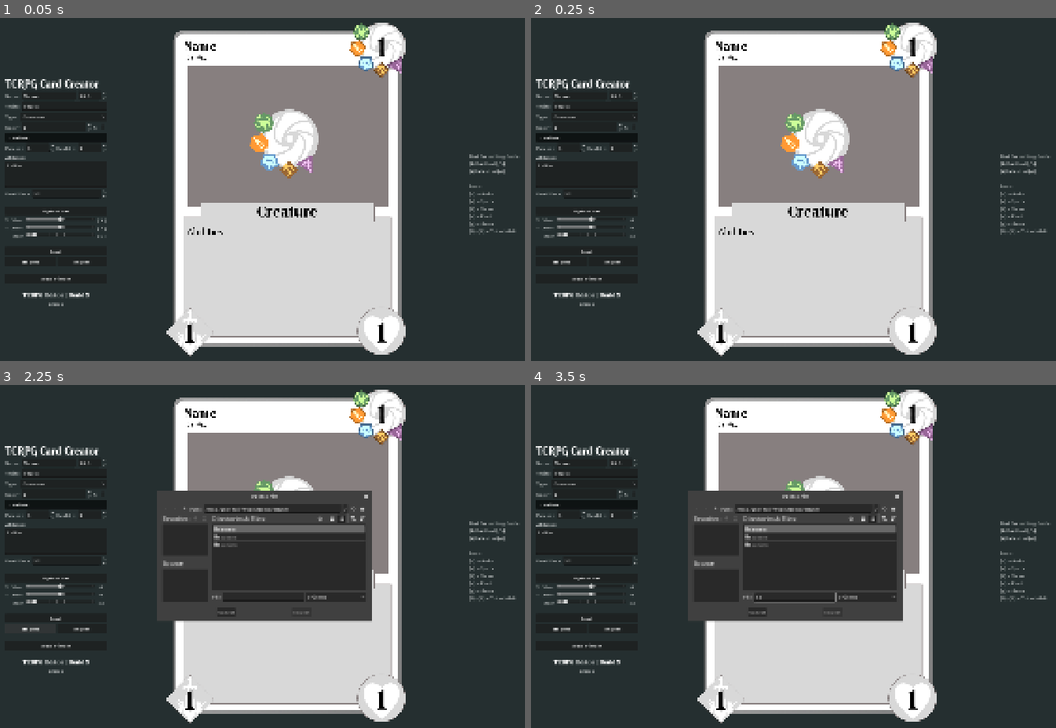
Above: before the commit, frames 1-4 (two rows, left to right).
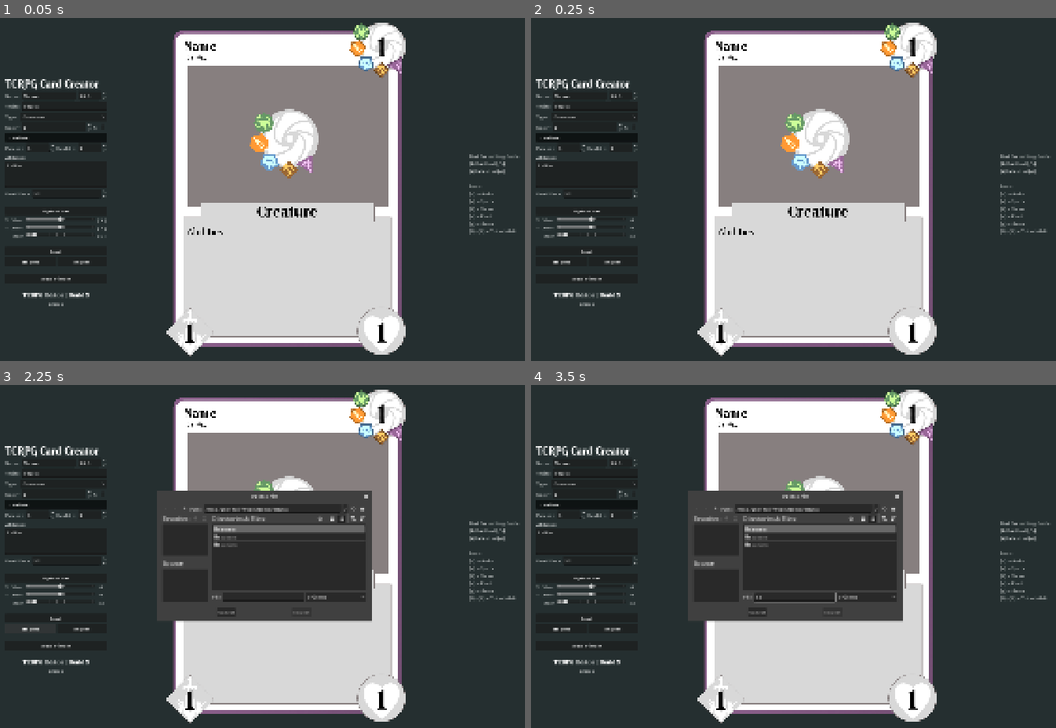
Above: after the commit, the same moments.

Repository: tazzanmc/TCRPG-Editor
Game: Godot game, scene res://scenes/main.tscn
The game is run twice, just before and just after one commit, with the same random seed, the same clock (stepped at 60 frames per second) and the same inputs.
Inputs (mouse positions are in pixels of both pictures, inside the frame that each line leads up to):
- Up to frame 1 (0.05 s): no input
- Up to frame 2 (0.25 s): no input
- Up to frame 3 (2.25 s): click "Creature" at 0.5 s; click (105, 494) at 1.25 s; click "Import" at 2 s
- Up to frame 4 (3.5 s): click (793, 597) at 2.77 s; type "12" at 2.85 s

The runs differ from the first frame. In frame 1, 1.5% of the frame differs, in the area x 33-77%, y 3-96%; in frame 2, 1.5%; in frame 3, 1.4%; in frame 4, 1.4%.

Commit message:
Added guild-based colored borders

Diff:
--- a/scenes/card.tscn
+++ b/scenes/card.tscn
@@ -6,6 +6,7 @@
 [ext_resource type="Texture2D" uid="uid://cd2d1p0ddyiu7" path="res://assets/textures/spark.png" id="3_6ligt"]
 [ext_resource type="Texture2D" uid="uid://o06wbdib6uwf" path="res://assets/textures/art_placeholder.png" id="3_42b55"]
 [ext_resource type="Texture2D" uid="uid://c8t7igsg6n21s" path="res://assets/textures/card_content.png" id="3_u8dfr"]
+[ext_resource type="Texture2D" uid="uid://b8cbv5fdgict8" path="res://assets/textures/card_outline.png" id="3_xjciw"]
 [ext_resource type="Texture2D" uid="uid://lwjpht0jxte4" path="res://assets/textures/steam.png" id="4_8w5pg"]
 [ext_resource type="Texture2D" uid="uid://blylolowigcup" path="res://assets/textures/card_power_health.png" id="5_42b55"]
 [ext_resource type="Texture2D" uid="uid://bdeqg5cosvaag" path="res://assets/textures/root.png" id="5_nvopj"]
@@ -55,7 +56,16 @@
 offset_bottom = 1044.0
 texture = ExtResource("1_4wvaf")
 
-[node name="CardFrame" type="TextureRect" parent="." unique_id=54310149]
+[node name="CardOutline" type="TextureRect" parent="." unique_id=560507419]
+unique_name_in_owner = true
+layout_mode = 0
+offset_left = 7.0
+offset_top = 5.0
+offset_right = 751.0
+offset_bottom = 1044.0
+texture = ExtResource("3_xjciw")
+
+[node name="CardArtFrame" type="TextureRect" parent="." unique_id=54310149]
 unique_name_in_owner = true
 clip_children = 1
 clip_contents = true
@@ -68,7 +78,7 @@
 expand_mode = 1
 stretch_mode = 6
 
-[node name="CardArt" type="TextureRect" parent="CardFrame" unique_id=1393443380]
+[node name="CardArt" type="TextureRect" parent="CardArtFrame" unique_id=1393443380]
 unique_name_in_owner = true
 clip_contents = true
 layout_mode = 0
--- a/scripts/card.gd
+++ b/scripts/card.gd
@@ -84,34 +84,39 @@
 
 
 func change_guids(new_guilds: Array) -> void:
-	var i : int = 0
-	for guild in new_guilds:
-		if i == 0:
-			if guild == true:
-				%ArdorSymbol.visible = true
-			else:
-				%ArdorSymbol.visible = false
-		if i == 1:
-			if guild == true:
-				%SparkSymbol.visible = true
-			else:
-				%SparkSymbol.visible = false
-		if i == 2:
-			if guild == true:
-				%SteamSymbol.visible = true
-			else:
-				%SteamSymbol.visible = false
-		if i == 3:
-			if guild == true:
-				%RootSymbol.visible = true
-			else:
-				%RootSymbol.visible = false
-		if i == 4:
-			if guild == true:
-				%GraveSymbol.visible = true
-			else:
-				%GraveSymbol.visible = false
-		i += 1
+	if new_guilds == [false, false, false, false, false]:
+		%CardOutline.modulate = Color(1.0, 1.0, 1.0)
+
+	for i in range(new_guilds.size()):
+		if new_guilds[0] == true:
+			%ArdorSymbol.visible = true
+			%CardOutline.modulate = Color(0.61, 0.898, 0.61)
+		else:
+			%ArdorSymbol.visible = false
+
+		if new_guilds[1] == true:
+			%SparkSymbol.visible = true
+			%CardOutline.modulate = Color(1.481, 0.898, 0.316)
+		else:
+			%SparkSymbol.visible = false
+
+		if new_guilds[2] == true:
+			%SteamSymbol.visible = true
+			%CardOutline.modulate = Color(0.607, 0.898, 1.19)
+		else:
+			%SteamSymbol.visible = false
+
+		if new_guilds[3] == true:
+			%RootSymbol.visible = true
+			%CardOutline.modulate = Color(0.898, 0.606, 0.313)
+		else:
+			%RootSymbol.visible = false
+
+		if new_guilds[4] == true:
+			%GraveSymbol.visible = true
+			%CardOutline.modulate = Color(0.898, 0.61, 0.898)
+		else:
+			%GraveSymbol.visible = false
 
 
 func change_font_size(font_size: int):
Binary file added: assets/textures/card_outline.png
Not shown, added: assets/textures/card_outline.png.import
